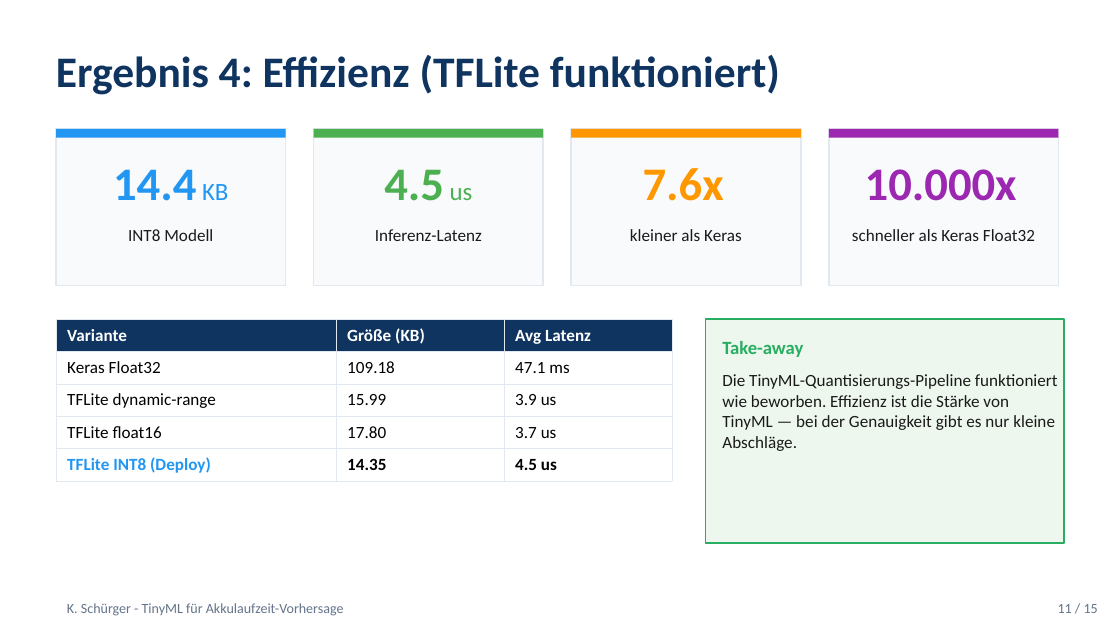
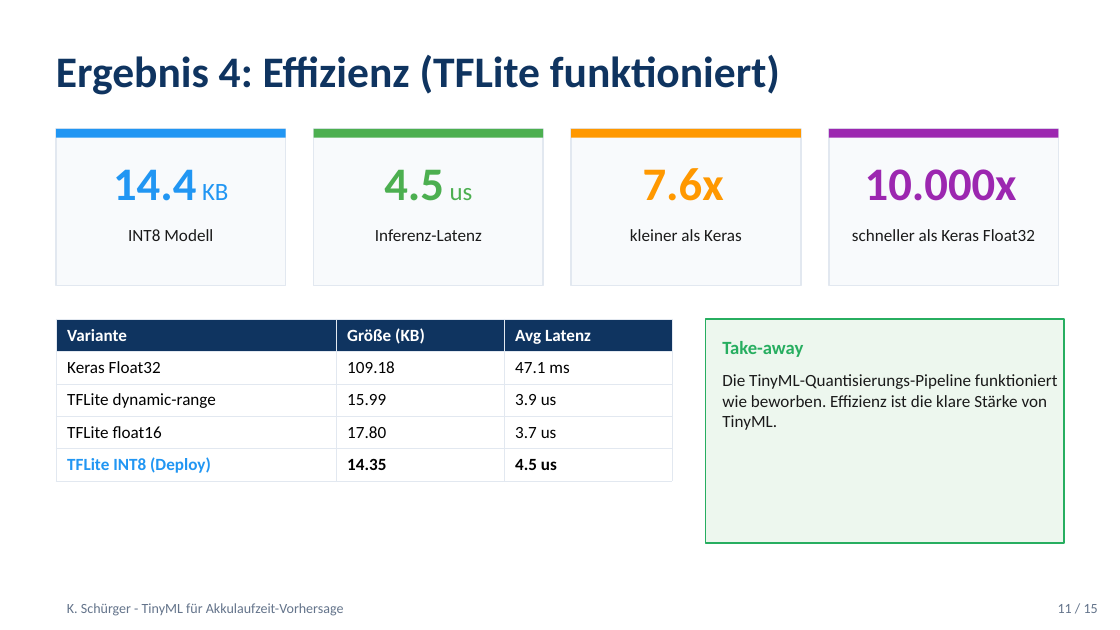
Before and after one commit to Keno-fsdf/HandyUsageRepo, a slide deck: slide 11 of paper/Paper_Verteidigung.pptx. Drawn at 1120x630 pixels with LibreOffice and Linux fonts; fonts in the diff are those of the drawing. Boxes give left, top, right and bottom in pixels: in the first picture for what was removed or moved away, otherwise in the second. Text is boxed around its words. In the diff, an @@ line names an element or a change of style, - is before the commit and + after.

```diff
--- a/paper/Paper_Verteidigung.pptx
+++ b/paper/Paper_Verteidigung.pptx
@@ text at (722, 374, 1058, 430): text changed @@
-Die TinyML-Quantisierungs-Pipeline funktioniert wie beworben. Effizienz ist die Stärke von TinyML — bei der Genauigkeit gibt es nur kleine Abschläge.
+Die TinyML-Quantisierungs-Pipeline funktioniert wie beworben. Effizienz ist die klare Stärke von TinyML.
```
